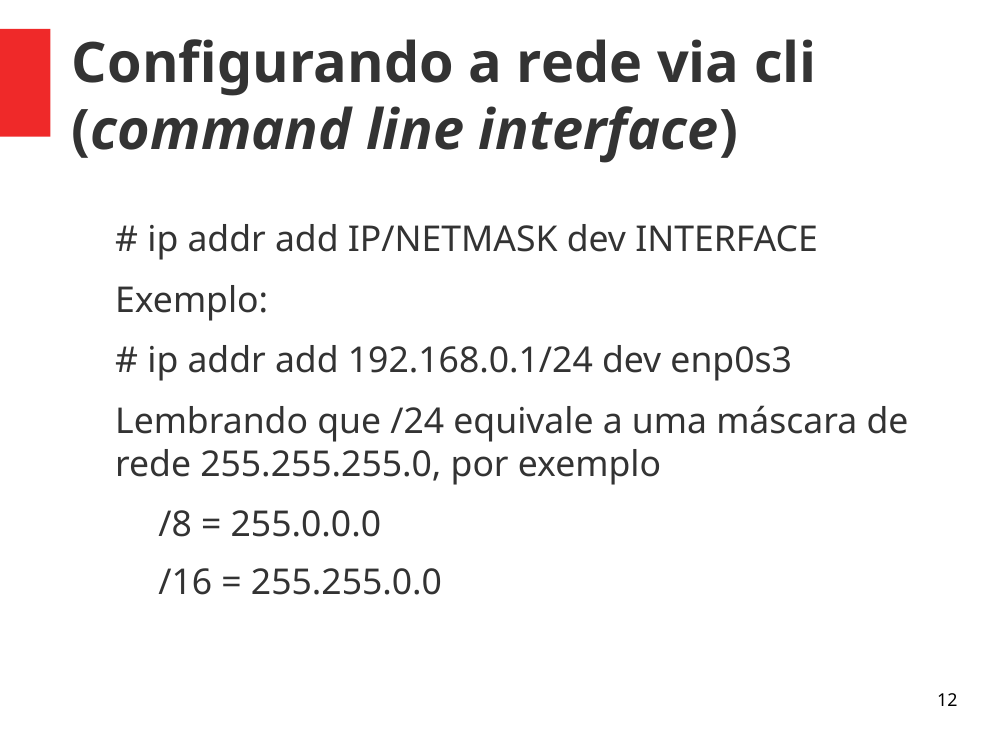
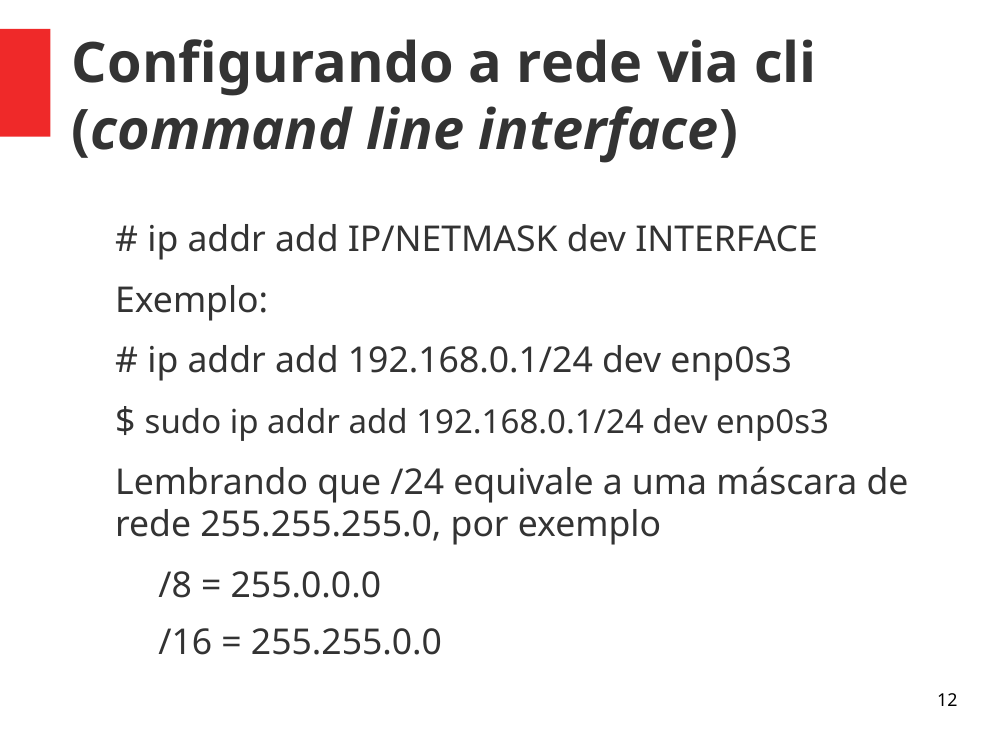
Before and after one commit to viniciusalveshax/aulas, a slide deck: slide 12 of adm-seg-redes/05-virtual-box-e-redes-linux/05-virtual-box-e-redes-linux.odp. Drawn at 1008x756 pixels with LibreOffice and Linux fonts; fonts in the diff are those of the drawing. Boxes give left, top, right and bottom in pixels: in the first picture for what was removed or moved away, otherwise in the second. Text is boxed around its words. In the diff, an @@ line names an element or a change of style, - is before the commit and + after.

```diff
--- a/adm-seg-redes/05-virtual-box-e-redes-linux/05-virtual-box-e-redes-linux.odp
+++ b/adm-seg-redes/05-virtual-box-e-redes-linux/05-virtual-box-e-redes-linux.odp
@@ text at (145,408,829,441): paragraph added @@
+$ sudo ip addr add 192.168.0.1/24 dev enp0s3
```
Also in this commit, not shown: 3 other files.
